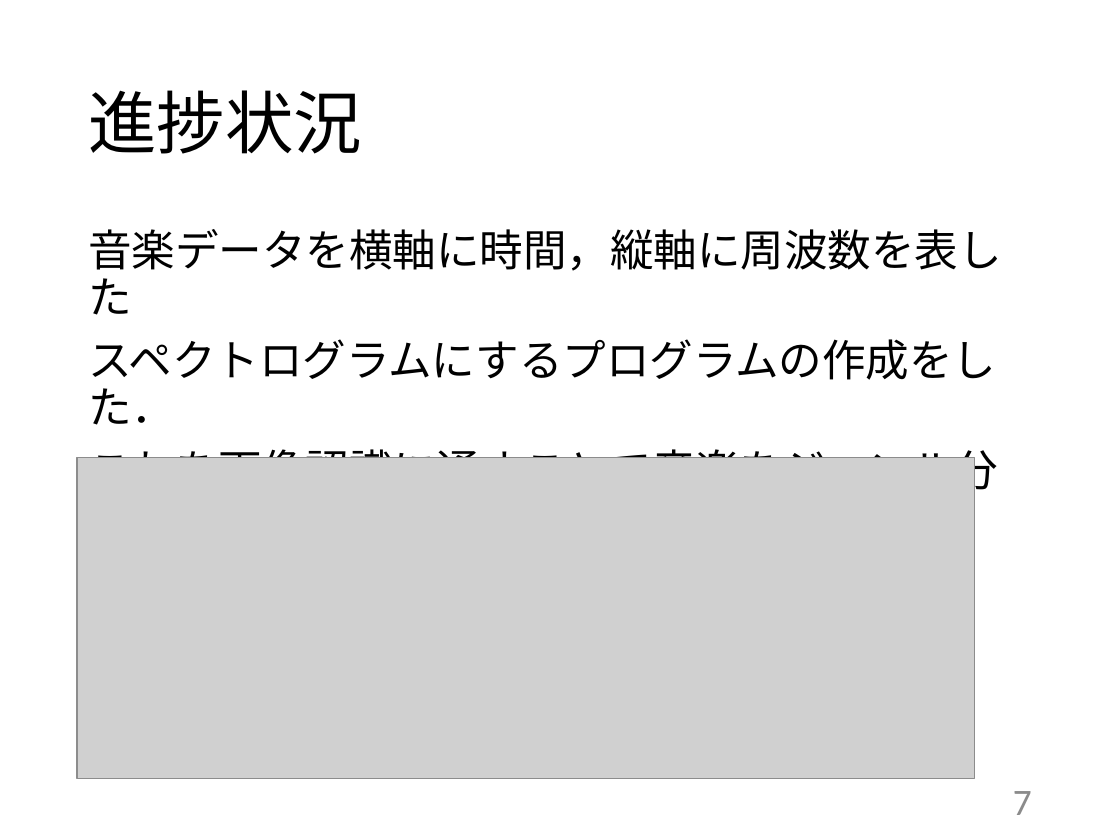
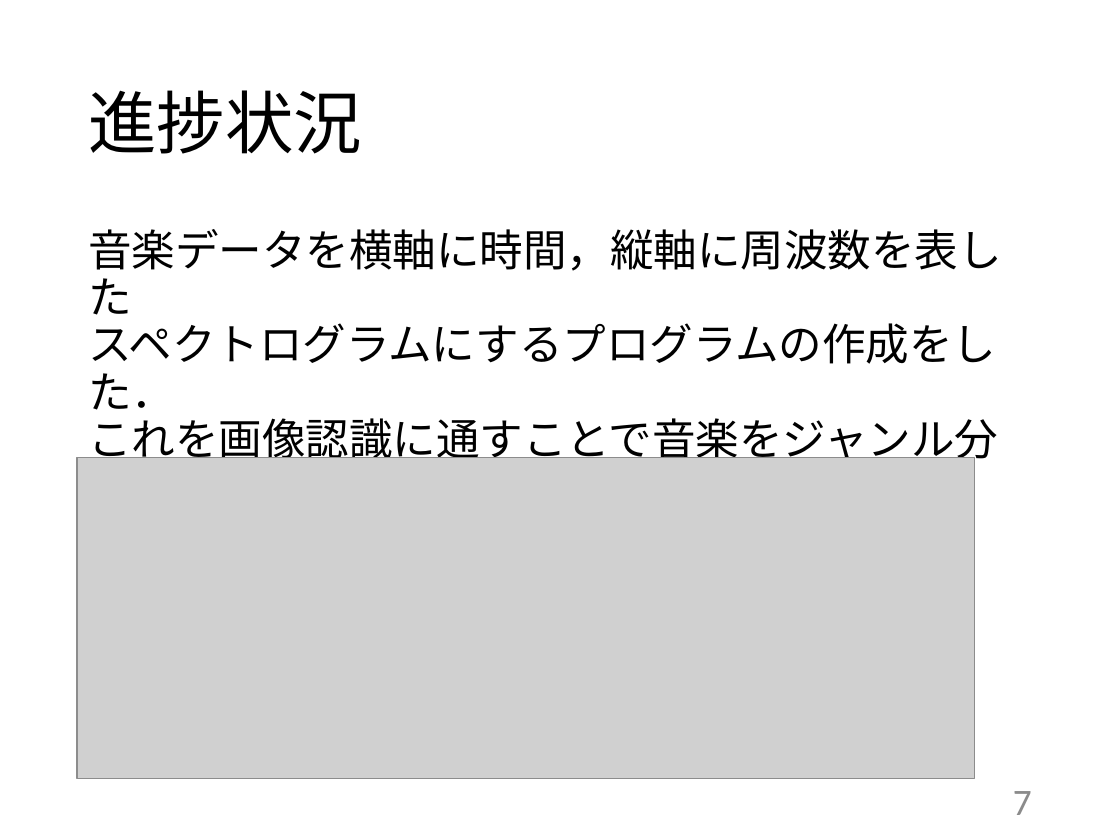
Before and after one commit to kait-takanolab/1821144-yoshii-thesis, a slide deck: slide 7 of 学部_中間発表_1821144.pptx. Drawn at 1120x840 pixels with LibreOffice and Linux fonts; fonts in the diff are those of the drawing; grey boxes stand for pictures. Boxes give left, top, right and bottom in pixels: in the first picture for what was removed or moved away, otherwise in the second. Text is boxed around its words. In the diff, an @@ line names an element or a change of style, - is before the commit and + after.

```diff
--- a/学部_中間発表_1821144.pptx
+++ b/学部_中間発表_1821144.pptx
@@ text at bbox=[88, 229, 1001, 515]: text changed @@
-音楽データを横軸に時間，縦軸に周波数を表した
-スペクトログラムにするプログラムの作成をした．
-これを画像認識に通すことで音楽をジャンル分けしようと考えている．
+音楽データを横軸に時間，縦軸に周波数を表した
+スペクトログラムにするプログラムの作成をした．
+これを画像認識に通すことで音楽をジャンル分けしようと考えている．
```
Also in this commit, not shown: 4 other slides changed.
